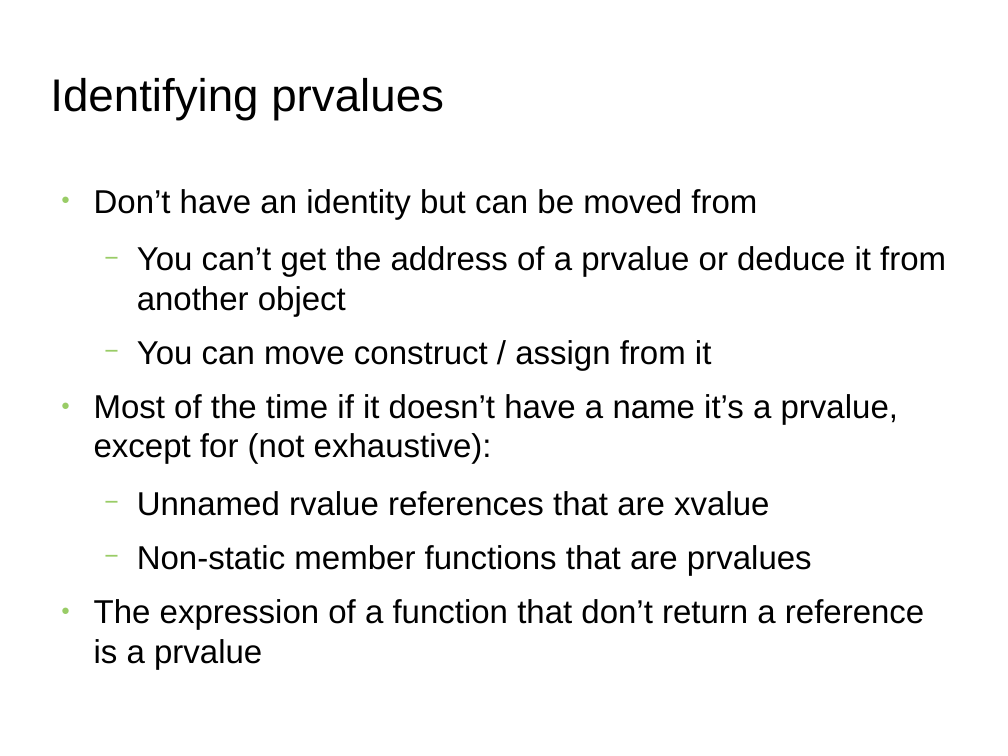
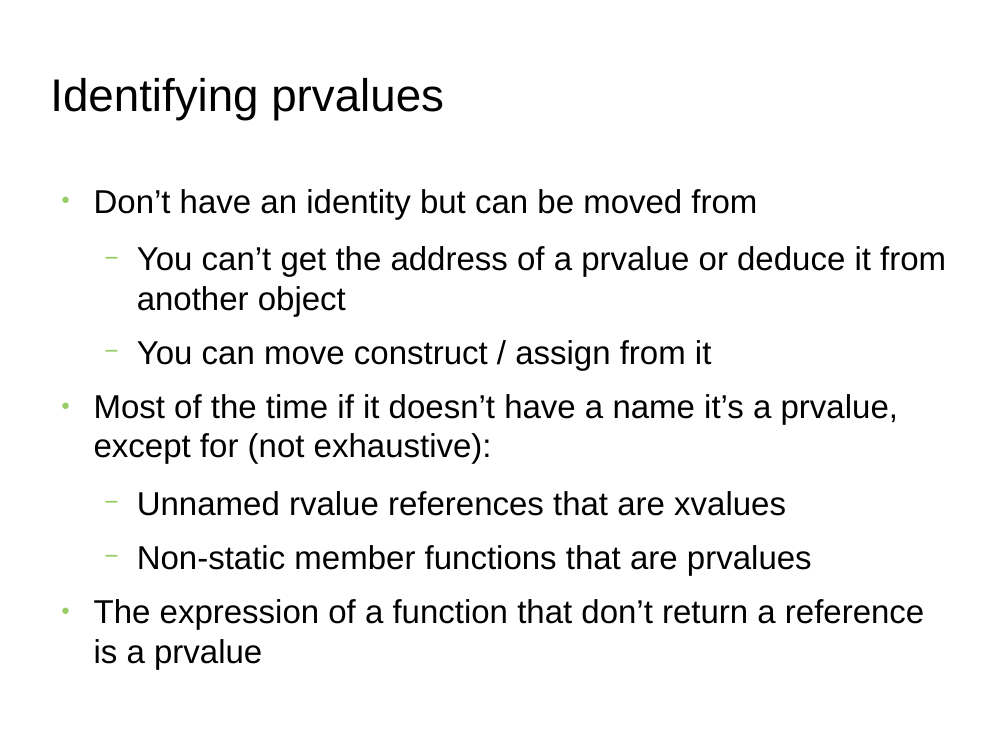
Before and after one commit to FranckRJ/CPP-trainings, a slide deck: slide 13 of traning-move.odp. Drawn at 1008x756 pixels with LibreOffice and Linux fonts; fonts in the diff are those of the drawing; background and template pictures are left out. Boxes give left, top, right and bottom in pixels: in the first picture for what was removed or moved away, otherwise in the second. Text is boxed around its words. In the diff, an @@ line names an element or a change of style, - is before the commit and + after.

```diff
--- a/traning-move.odp
+++ b/traning-move.odp
@@ text at bbox=[137, 491, 786, 516]: text changed @@
-  − Unnamed rvalue references that are xvalue
+  − Unnamed rvalue references that are xvalues
```
Also in this commit, not shown: 8 other slides changed, 1 other file.
